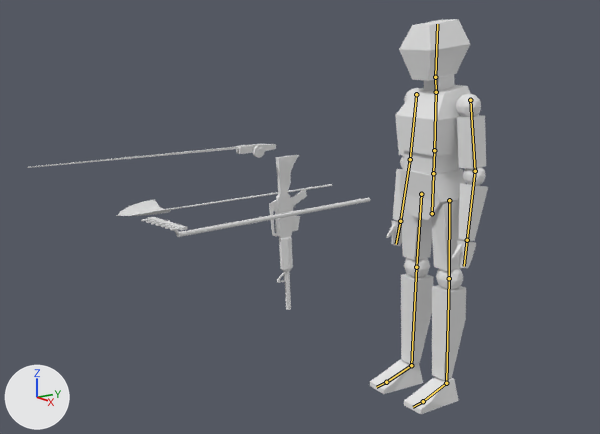
The Blender file blender_models/low-poly-human-edit-rig2-edit.blend as it was, and as the next commit left it.
The view is the same before and after, from a camera (50 mm lens) standing at (7.63, -7.12, 4.74) and looking at (-1.3, -1.05, 2.24). Every picture has the same lights, and +X, +Y and +Z are marked at lower left. The bones that bend it are drawn over the model as lines.
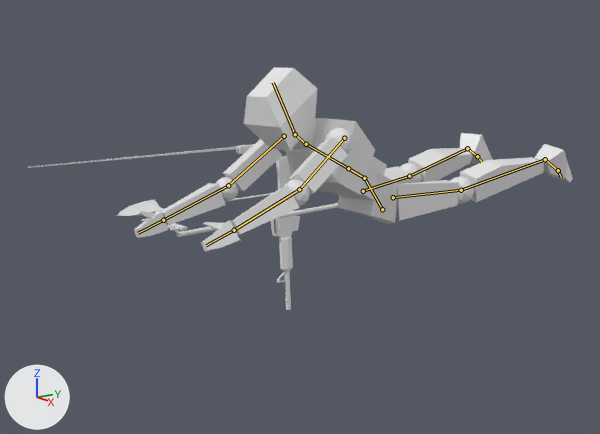
The newer file adds an action. The first version stands in its rest pose; the second is drawn at frame 10 of the action 'Swimming'.

Scene script edits in JSON lines:
```json
{"block": "bone_pelvis", "where": "bone_pelvis = bpy.data.objects['Armature'].pose.bones['Pelvis']"}
{"op": "set", "path": "bone_pelvis.location", "old": "(0.0, 0.0, 0.0)", "new": "(0.23, 0.36, 1.78)"}
{"op": "set", "path": "bone_pelvis.rotation_quaternion", "old": "(1.0, 0.0, 0.0, 0.0)", "new": "(0.951, 0.306, 0.041, -0.008)", "note": "degrees (0, 0, 0) -> degrees (36, 5, 1)"}
{"block": "bone_torso", "where": "bone_torso = bpy.data.objects['Armature'].pose.bones['Torso']  # child of 'Pelvis'"}
{"op": "set", "path": "bone_torso.rotation_quaternion", "old": "(1.0, 0.0, 0.0, 0.0)", "new": "(0.973, 0.227, 0.048, -0.004)", "note": "degrees (0, 0, 0) -> degrees (26, 5, 1)"}
{"block": "bone_neck", "where": "bone_neck = bpy.data.objects['Armature'].pose.bones['Neck']  # child of 'Chest'"}
{"op": "set", "path": "bone_neck.rotation_quaternion", "old": "(1.0, 0.0, 0.0, 0.0)", "new": "(0.996, -0.092, 0.006, -0.002)", "note": "degrees (0, 0, 0) -> degrees (-11, 1, 0)"}
{"block": "bone_head", "where": "bone_head = bpy.data.objects['Armature'].pose.bones['Head']  # child of 'Neck'"}
{"op": "set", "path": "bone_head.rotation_quaternion", "old": "(1.0, 0.0, 0.0, 0.0)", "new": "(0.979, -0.202, -0.003, -0.028)", "note": "degrees (0, 0, 0) -> degrees (-23, -1, -3)"}
{"block": "bone_hand_l", "where": "bone_hand_l = bpy.data.objects['Armature'].pose.bones['Hand.L']  # child of 'LowerArm.L'"}
{"op": "set", "path": "bone_hand_l.rotation_quaternion", "old": "(1.0, 0.0, 0.0, 0.0)", "new": "(0.999, -0.007, 0.017, 0.049)", "note": "degrees (0, 0, 0) -> degrees (-1, 2, 6)"}
{"block": "bone_hand_r_001", "where": "bone_hand_r_001 = bpy.data.objects['Armature'].pose.bones['Hand.R.001']  # child of 'LowerArm.R.001'"}
{"op": "set", "path": "bone_hand_r_001.rotation_quaternion", "old": "(1.0, 0.0, 0.0, 0.0)", "new": "(0.999, 0.002, 0.001, -0.05)", "note": "degrees (0, 0, 0) -> degrees (0, 0, -6)"}
{"block": "bone_lowerleg_l", "where": "bone_lowerleg_l = bpy.data.objects['Armature'].pose.bones['LowerLeg.L']  # child of 'UpperLeg.L'"}
{"op": "set", "path": "bone_lowerleg_l.rotation_quaternion", "old": "(1.0, 0.0, 0.0, 0.0)", "new": "(0.88, -0.463, 0.067, -0.08)", "note": "degrees (0, 0, 0) -> degrees (-56, 3, -12)"}
{"block": "bone_foot_l", "where": "bone_foot_l = bpy.data.objects['Armature'].pose.bones['Foot.L']  # child of 'LowerLeg.L'"}
{"op": "set", "path": "bone_foot_l.rotation_quaternion", "old": "(1.0, 0.0, 0.0, 0.0)", "new": "(0.957, 0.034, -0.043, -0.284)", "note": "degrees (0, 0, 0) -> degrees (5, -4, -33)"}
{"block": "bone_lowerleg_r_001", "where": "bone_lowerleg_r_001 = bpy.data.objects['Armature'].pose.bones['LowerLeg.R.001']  # child of 'UpperLeg.R.001'"}
{"op": "set", "path": "bone_lowerleg_r_001.rotation_quaternion", "old": "(1.0, 0.0, 0.0, 0.0)", "new": "(0.935, 0.354, 0.018, 0.019)", "note": "degrees (0, 0, 0) -> degrees (41, 1, 3)"}
{"block": "bone_foot_r_001", "where": "bone_foot_r_001 = bpy.data.objects['Armature'].pose.bones['Foot.R.001']  # child of 'LowerLeg.R.001'"}
{"op": "set", "path": "bone_foot_r_001.rotation_quaternion", "old": "(1.0, 0.0, 0.0, 0.0)", "new": "(0.925, -0.114, -0.177, -0.317)", "note": "degrees (0, 0, 0) -> degrees (-6, -24, -37)"}
{"block": "bone_ik_target_l", "where": "bone_ik_target_l = bpy.data.objects['Armature'].pose.bones['IK.target.L']"}
{"op": "set", "path": "bone_ik_target_l.location", "old": "(0.0, 0.0, 0.0)", "new": "(0.49, 3.17, 5.23)"}
{"op": "set", "path": "bone_ik_target_l.rotation_quaternion", "old": "(1.0, 0.0, 0.0, 0.0)", "new": "(0.998, 0.0, -0.006, -0.055)", "note": "degrees (0, 0, 0) -> degrees (0, -1, -6)"}
{"block": "bone_ik_target_r", "where": "bone_ik_target_r = bpy.data.objects['Armature'].pose.bones['IK.target.R']"}
{"op": "set", "path": "bone_ik_target_r.location", "old": "(0.0, 0.0, 0.0)", "new": "(-0.82, 2.52, 5.46)"}
{"op": "set", "path": "bone_ik_target_r.rotation_quaternion", "old": "(1.0, 0.0, 0.0, 0.0)", "new": "(0.998, 0.0, -0.001, -0.056)", "note": "degrees (0, 0, 0) -> degrees (0, 0, -6)"}
{"block": "bone_hand_ik_pole_l", "where": "bone_hand_ik_pole_l = bpy.data.objects['Armature'].pose.bones['Hand.IK.pole.L']"}
{"op": "set", "path": "bone_hand_ik_pole_l.location", "old": "(0.0, 0.0, 0.0)", "new": "(-0.64, 5.53, -0.07)"}
{"op": "set", "path": "bone_hand_ik_pole_l.rotation_quaternion", "old": "(1.0, 0.0, 0.0, 0.0)", "new": "(0.998, 0.0, 0.0, -0.056)", "note": "degrees (0, 0, 0) -> degrees (0, 0, -6)"}
{"block": "bone_hand_ik_target_l", "where": "bone_hand_ik_target_l = bpy.data.objects['Armature'].pose.bones['Hand.IK.target.L']"}
{"op": "set", "path": "bone_hand_ik_target_l.location", "old": "(0.0, 0.0, 0.0)", "new": "(-0.11, -6.8, 0.83)"}
{"op": "set", "path": "bone_hand_ik_target_l.rotation_quaternion", "old": "(1.0, 0.0, 0.0, 0.0)", "new": "(0.998, 0.0, 0.004, -0.055)", "note": "degrees (0, 0, 0) -> degrees (0, 0, -6)"}
{"block": "bone_hand_ik_pole_r", "where": "bone_hand_ik_pole_r = bpy.data.objects['Armature'].pose.bones['Hand.IK.pole.R']"}
{"op": "set", "path": "bone_hand_ik_pole_r.location", "old": "(0.0, 0.0, 0.0)", "new": "(-0.1, 5.29, -0.5)"}
{"op": "set", "path": "bone_hand_ik_pole_r.rotation_quaternion", "old": "(1.0, 0.0, 0.0, 0.0)", "new": "(0.998, -0.001, 0.004, -0.055)", "note": "degrees (0, 0, 0) -> degrees (0, 0, -6)"}
{"block": "bone_hand_ik_target_r", "where": "bone_hand_ik_target_r = bpy.data.objects['Armature'].pose.bones['Hand.IK.target.R']"}
{"op": "set", "path": "bone_hand_ik_target_r.location", "old": "(0.0, 0.0, 0.0)", "new": "(0.53, -6.93, 1.05)"}
{"op": "set", "path": "bone_hand_ik_target_r.rotation_quaternion", "old": "(1.0, 0.0, 0.0, 0.0)", "new": "(0.998, 0.0, 0.0, -0.056)", "note": "degrees (0, 0, 0) -> degrees (0, 0, -6)"}
```

Location of each change, [x1, y1, x2, y2] in pixels of the pictures (600 x 434 px):
```json
{"object": "Body", "change": "posed", "before": [370, 19, 488, 414], "after": [134, 67, 573, 252], "on screen": "270% wider, 53% shorter"}
{"bone": "Pelvis", "before": "(432, 213) to (433, 173)", "after": "(382, 209) to (364, 178)"}
{"bone": "Torso", "before": "(433, 173) to (434, 150)", "after": "(364, 178) to (348, 168)"}
{"bone": "Neck", "before": "(436, 92) to (435, 77)", "after": "(306, 144) to (295, 134)"}
{"bone": "Head", "before": "(435, 77) to (437, 24)", "after": "(295, 134) to (273, 82)"}
{"bone": "Hand.L", "before": "(467, 240) to (464, 266)", "after": "(234, 230) to (206, 245)"}
{"bone": "Hand.R.001", "before": "(400, 221) to (396, 244)", "after": "(163, 220) to (138, 233)"}
{"bone": "LowerLeg.L", "before": "(449, 278) to (446, 383)", "after": "(461, 190) to (545, 159)"}
{"bone": "Foot.L", "before": "(446, 383) to (423, 401)", "after": "(545, 159) to (558, 170)"}
{"bone": "LowerLeg.R.001", "before": "(416, 267) to (411, 365)", "after": "(409, 176) to (467, 148)"}
{"bone": "Foot.R.001", "before": "(411, 365) to (386, 382)", "after": "(467, 148) to (477, 156)"}
```
